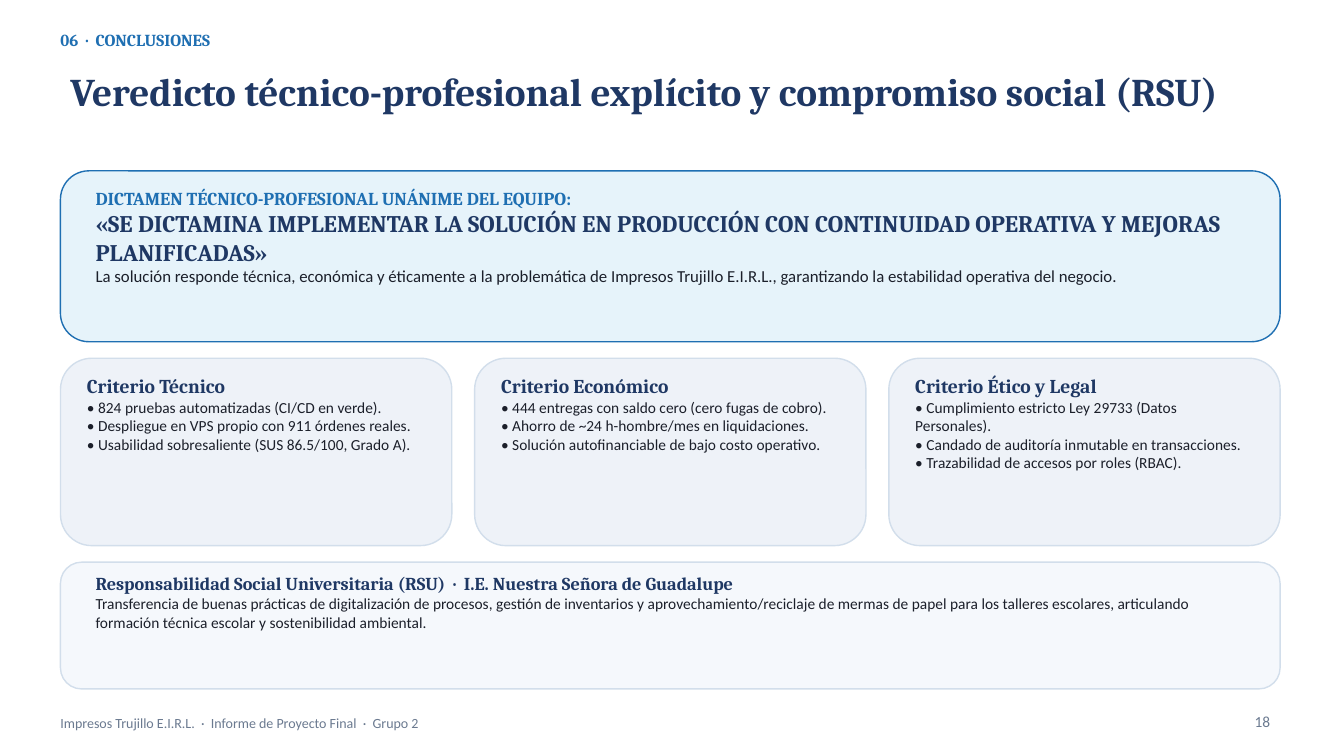
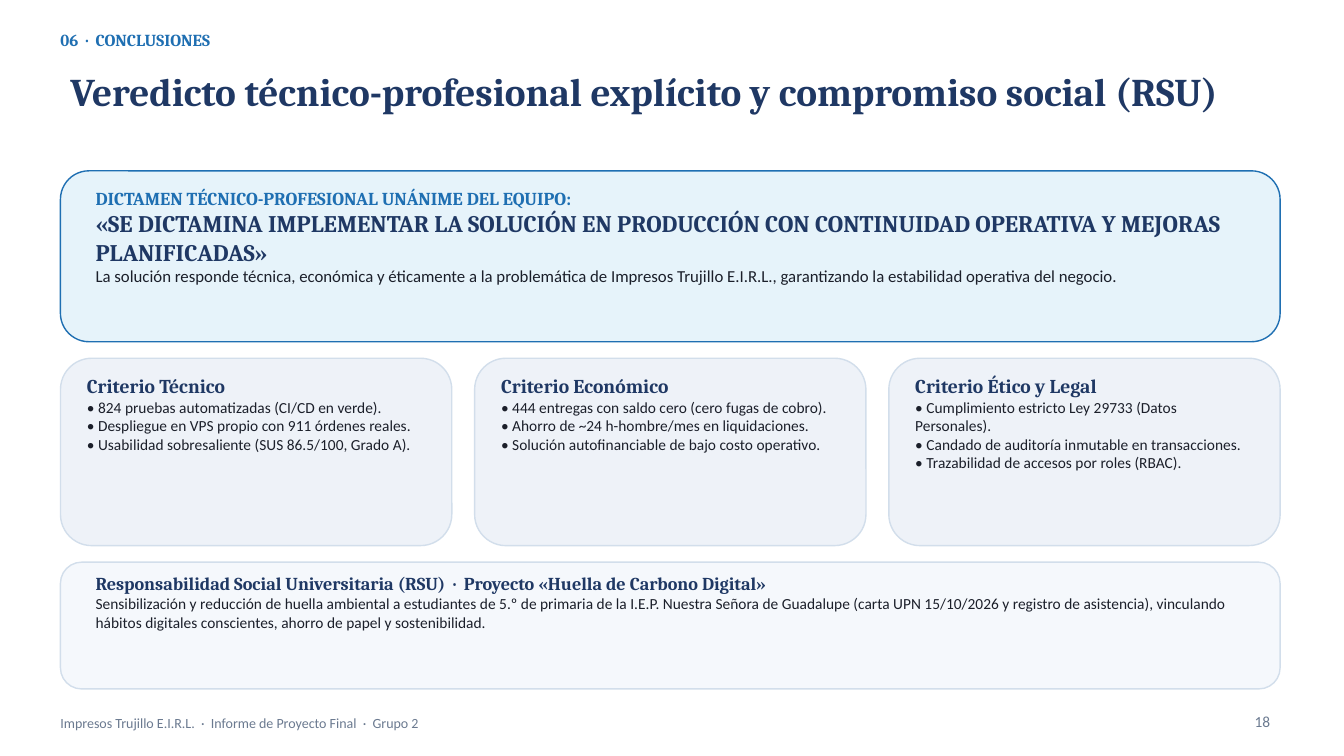
Before and after one commit to YamiDarknezz/IMPRESOS-TRUJILLO-E.I.R.L., a slide deck: slide 18 of docs/entregables/SEM13/INFORME_Impresos_Trujillo_Problema_a_Conclusiones.pptx. Drawn at 1344x756 pixels with LibreOffice and Linux fonts; fonts in the diff are those of the drawing. Boxes give left, top, right and bottom in pixels: in the first picture for what was removed or moved away, otherwise in the second. Text is boxed around its words. In the diff, an @@ line names an element or a change of style, - is before the commit and + after.

Commit message:
docs(t3): incorporar correccion RSU Huella de Carbono Digital de Diego y sincronizar entregables y presentacion

```diff
--- a/docs/entregables/SEM13/INFORME_Impresos_Trujillo_Problema_a_Conclusiones.pptx
+++ b/docs/entregables/SEM13/INFORME_Impresos_Trujillo_Problema_a_Conclusiones.pptx
@@ text at bbox=[96, 577, 1225, 631]: text changed @@
-Responsabilidad Social Universitaria (RSU) · I.E. Nuestra Señora de Guadalupe
-Transferencia de buenas prácticas de digitalización de procesos, gestión de inventarios y aprovechamiento/reciclaje de mermas de papel para los talleres escolares, articulando formación técnica escolar y sostenibilidad ambiental.
+Responsabilidad Social Universitaria (RSU) · Proyecto «Huella de Carbono Digital»
+Sensibilización y reducción de huella ambiental a estudiantes de 5.º de primaria de la I.E.P. Nuestra Señora de Guadalupe (carta UPN 15/10/2026 y registro de asistencia), vinculando hábitos digitales conscientes, ahorro de papel y sostenibilidad.
```
Also in this commit, not shown: 18 other files.
